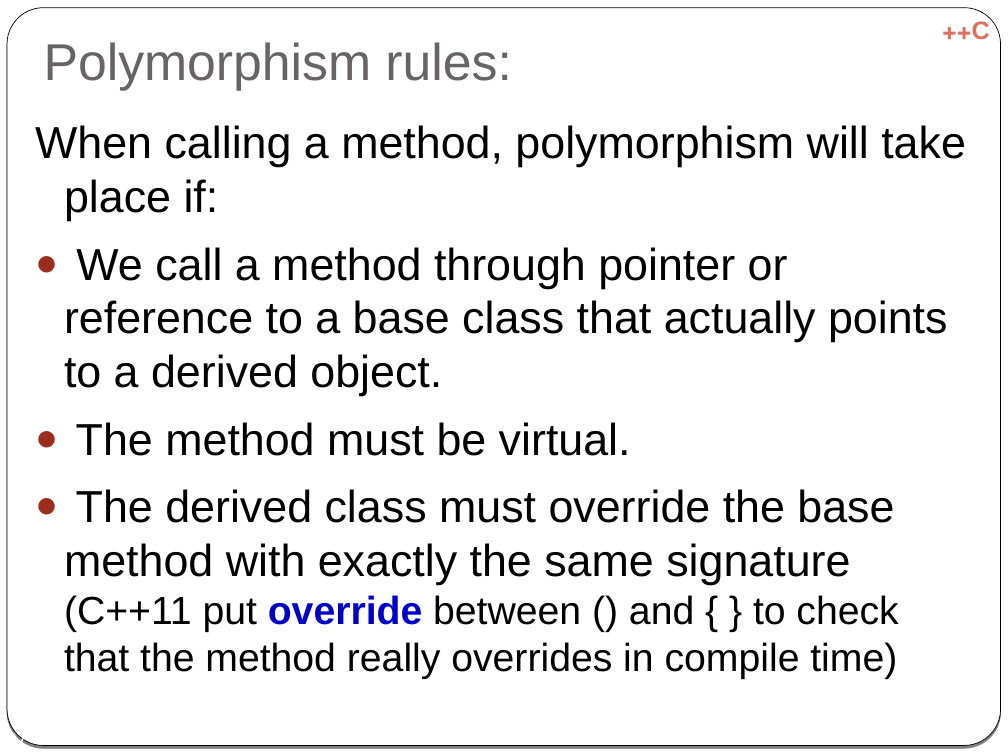
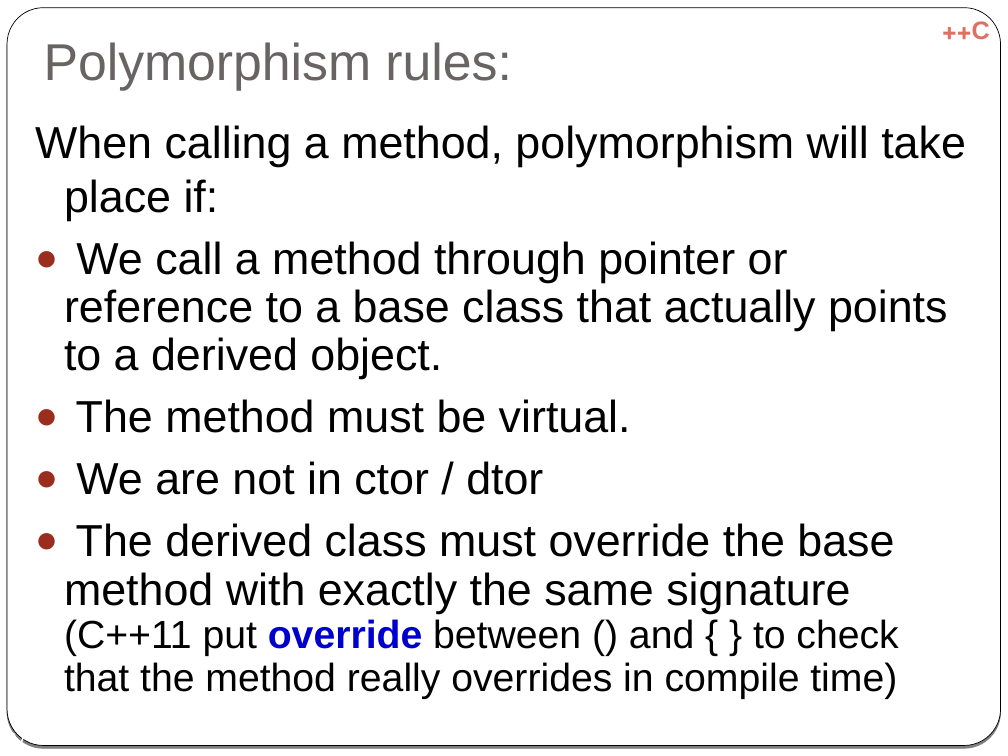
Before and after one commit to cpp-at-ariel/cpp-5778, a slide deck: slide 27 of week06-inheritance/slides-virtual.odp. Drawn at 1008x756 pixels with LibreOffice and Linux fonts; fonts in the diff are those of the drawing. Boxes give left, top, right and bottom in pixels: in the first picture for what was removed or moved away, otherwise in the second. Text is boxed around its words. In the diff, an @@ line names an element or a change of style, - is before the commit and + after.

```diff
--- a/week06-inheritance/slides-virtual.odp
+++ b/week06-inheritance/slides-virtual.odp
@@ text at (64,241,947,699): line spacing 1 to 0.9 @@
@@ text at (76,461,543,495): paragraph added @@
+  ● We are not in ctor / dtor
```
Also in this commit, not shown: 2 other slides changed, 5 other files.
